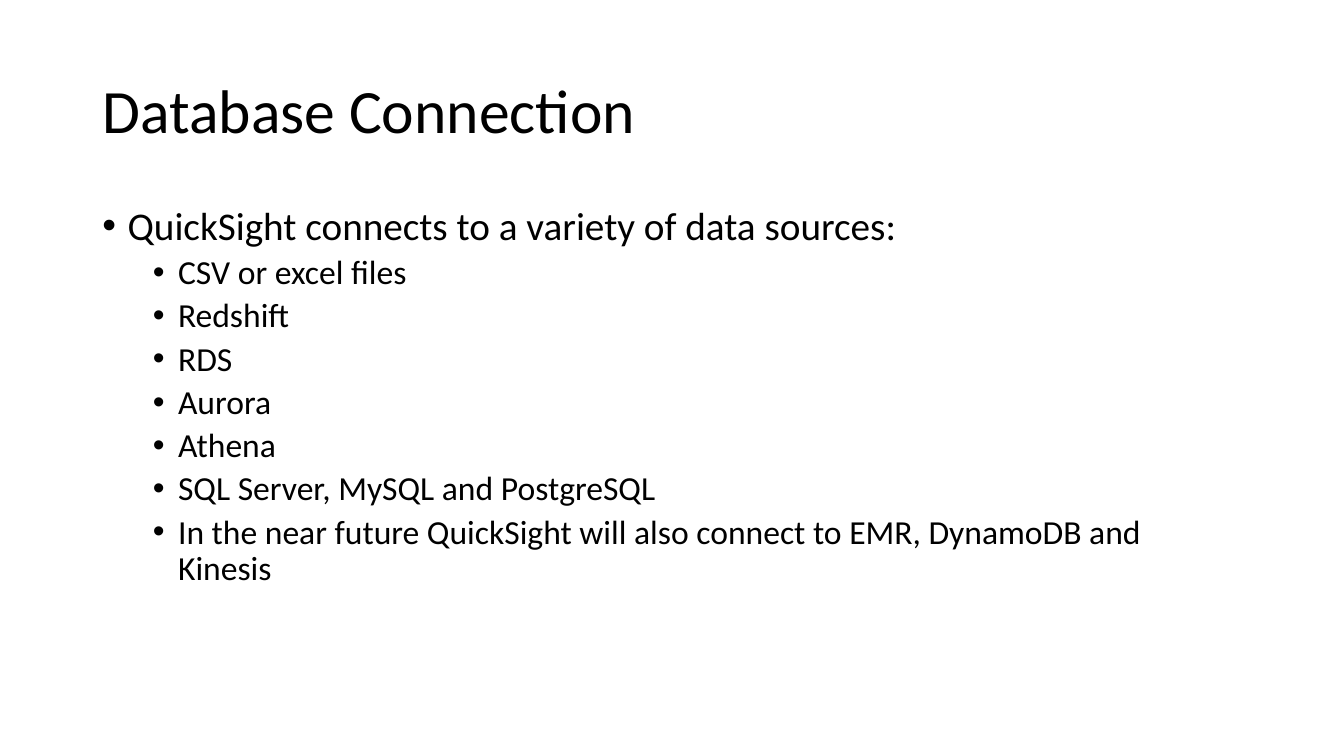
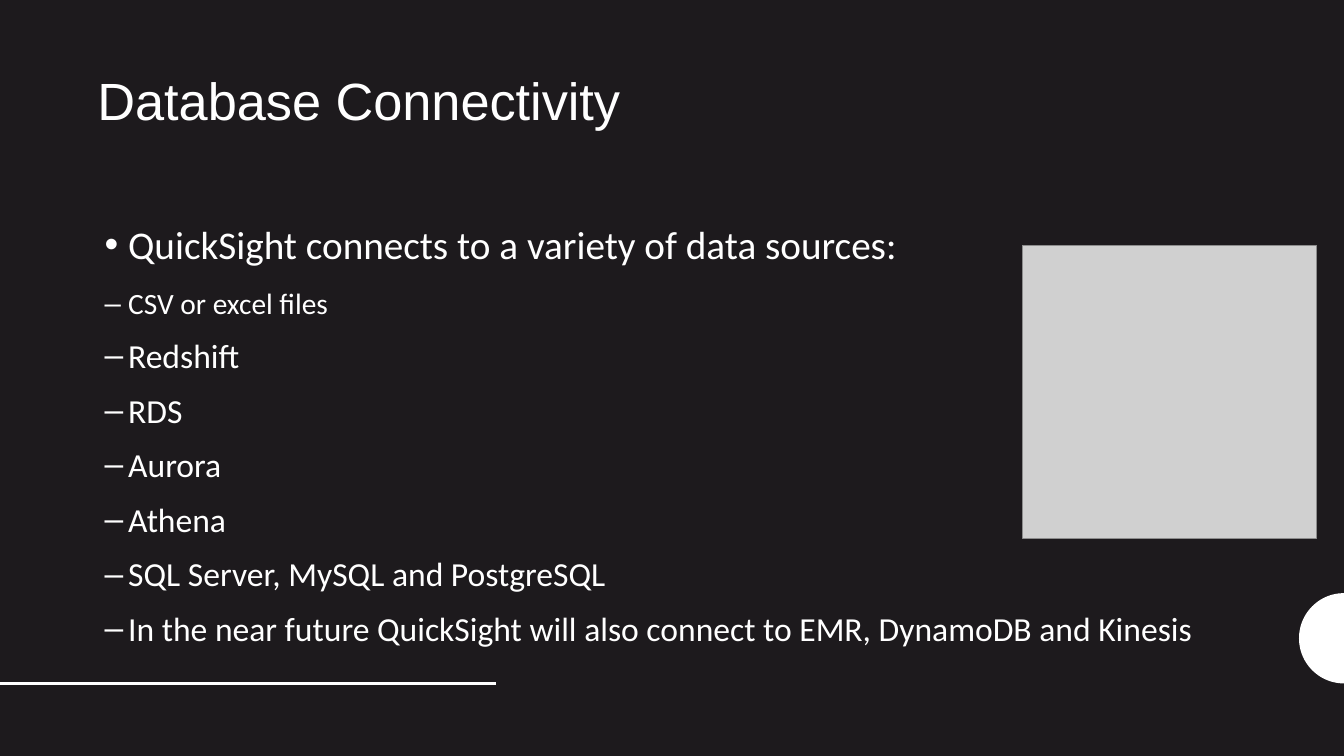
Before and after one commit to Team7-MSBA/BigData-AWS, a slide deck: slide 3 of QuickSight.pptx. Drawn at 1344x756 pixels with LibreOffice and Linux fonts; fonts in the diff are those of the drawing; grey boxes stand for pictures. Boxes give left, top, right and bottom in pixels: in the first picture for what was removed or moved away, otherwise in the second. Text is boxed around its words. In the diff, an @@ line names an element or a change of style, - is before the commit and + after.

```diff
--- a/QuickSight.pptx
+++ b/QuickSight.pptx
@@ background #FFFFFF to #1D1A1D @@
@@ title "Database Connectivity" at <box>97,82,621,130</box>: vertical alignment middle to top @@
@@ title at <box>97,82,621,130</box>: text changed; size 44 to 37.3 pt; font Calibri to Arial; text colour #000000 to #FFFFFF @@
-Database Connection
+Database Connectivity
@@ text "QuickSight connects to a variety ..." at <box>128,231,1191,647</box>: text colour #000000 to #FFFFFF; size 24 to 21 pt in "CSV or excel files"; indent changed; line spacing 0.9 to 1.12; less space between paragraphs; bullet • to –; list level 2 to 8 in "CSV or excel files"; more space between paragraphs @@
@@ picture added at <box>1023,245,1317,538</box> @@
@@ freeform shape added at <box>1300,593,1344,684</box>, fill #FFFFFF @@
@@ line added from (0, 684) to (496, 684), #FFFFFF 2 pt @@
```
Also in this commit, not shown: 7 other slides changed, 2 slides added, 2 slides removed.
